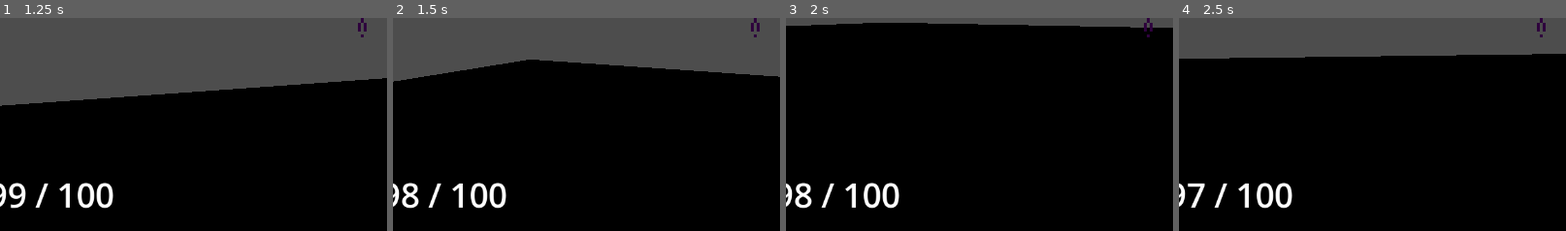
Above: before the commit, frames 1-4 (left to right).
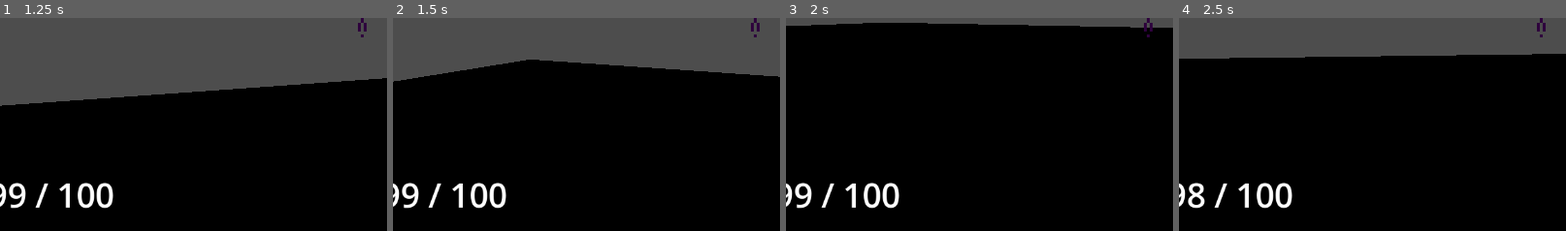
Above: after the commit, the same moments.

Repository: Bubullzz/CodeName-MegaKill
Game: Godot game, scene res://scenes/base.tscn
Two runs of this game, one before a commit and one after it. Both use one fixed random seed, a clock stepped at 60 frames per second and the inputs below.
Inputs (mouse positions are % of the whole screen's width and height, from its top left):
- Up to frame 1 (1.25 s): tap Enter at 0.5 s; move the mouse to (55, 49) at 0.52 s; hold Up (ui_up) from 0.53 s (still down); hold 0 from 0.53 s (still down); click (55, 49) at 0.67 s; tap Space (jump) at 0.77 s
- Up to frame 2 (1.5 s): keep holding Up (ui_up); move the mouse to (45, 50) at 1.27 s; release 0 at 1.28 s; tap 1 at 1.35 s; click (45, 50) at 1.42 s
- Up to frame 3 (2 s): keep holding Up (ui_up); tap Space (jump) at 1.52 s
- Up to frame 4 (2.5 s): keep holding Up (ui_up); move the mouse to (52, 47) at 2.02 s; hold 0 from 2.03 s (still down); click (52, 47) at 2.17 s
The pictures show only the part of the screen within x 3-53%, y 50-100%; the shares and areas given below are measured in that part.

Frame 1 is identical in both runs. In frame 2, 0.3% of the frame differs, in the area x 2-7%, y 77-90%; in frame 3, 0.3%; in frame 4, 0.3%.

Commit message:
wip: weakspots & weapon sprites

Diff:
--- a/project.godot
+++ b/project.godot
@@ -77,4 +77,5 @@
 
 3d_physics/layer_1="world"
 3d_physics/layer_2="player"
-3d_physics/layer_3="goons"
+3d_physics/layer_3="goons_physics"
+3d_physics/layer_4="goons_hurtboxes"
--- a/scenes/base.tscn
+++ b/scenes/base.tscn
@@ -33,7 +33,9 @@
 
 [node name="Player" parent="." unique_id=278495042 node_paths=PackedStringArray("left_weapon", "right_weapon") instance=ExtResource("2_baglu")]
 transform = Transform3D(1, 0, 0, 0, 1, 0, 0, 0, 1, -1.64392, 0.5, -1.58216)
+speed = 14
 jump_impulse = 25
+health = 100
 left_weapon = NodePath("../Pistol")
 right_weapon = NodePath("../Pistol2")
 
--- /dev/null
+++ b/scenes/body_hurtbox.gd
@@ -0,0 +1,16 @@
+extends Area3D
+class_name CustomHurtbox
+
+@export var goon: Goon
+
+func hit(weapon: Weapon) -> void:
+	goon.hit(weapon)
+
+# Called when the node enters the scene tree for the first time.
+func _ready() -> void:
+	pass # Replace with function body.
+
+
+# Called every frame. 'delta' is the elapsed time since the previous frame.
+func _process(_delta: float) -> void:
+	pass
--- /dev/null
+++ b/scenes/body_hurtbox.tscn
@@ -0,0 +1,8 @@
+[gd_scene format=3 uid="uid://d3tbg5bsvm8rc"]
+
+[ext_resource type="Script" uid="uid://0jkquaqdb3xp" path="res://scenes/body_hurtbox.gd" id="1_5n6t2"]
+
+[node name="BodyHurtbox" type="Area3D" unique_id=2047675325]
+collision_layer = 8
+collision_mask = 0
+script = ExtResource("1_5n6t2")
--- a/scenes/goon.tscn
+++ b/scenes/goon.tscn
@@ -1,8 +1,12 @@
 [gd_scene format=3 uid="uid://262arpiba6lu"]
 
 [ext_resource type="Script" uid="uid://cpjb2m3d7xayw" path="res://scripts/goon.gd" id="1_yqbba"]
+[ext_resource type="Script" uid="uid://0jkquaqdb3xp" path="res://scenes/body_hurtbox.gd" id="2_2p5ge"]
 
 [sub_resource type="BoxShape3D" id="BoxShape3D_32l3e"]
+
+[sub_resource type="BoxShape3D" id="BoxShape3D_xrt3b"]
+size = Vector3(1, 0.99902344, 1)
 
 [node name="goon" type="CharacterBody3D" unique_id=2111933101]
 collision_layer = 4
@@ -12,4 +16,13 @@
 [node name="CollisionShape3D" type="CollisionShape3D" parent="." unique_id=1959394854]
 shape = SubResource("BoxShape3D_32l3e")
 
-[node name="Area3D" type="Area3D" parent="." unique_id=489985166]
+[node name="CustomHurtbox" type="Area3D" parent="." unique_id=1438678428 node_paths=PackedStringArray("goon")]
+collision_layer = 8
+collision_mask = 0
+script = ExtResource("2_2p5ge")
+goon = NodePath("..")
+metadata/_custom_type_script = "uid://0jkquaqdb3xp"
+
+[node name="CollisionShape3D" type="CollisionShape3D" parent="CustomHurtbox" unique_id=1546774341]
+transform = Transform3D(3, 0, 0, 0, 3, 0, 0, 0, 3, 0, -0.00048828125, 0)
+shape = SubResource("BoxShape3D_xrt3b")
--- a/scenes/player.tscn
+++ b/scenes/player.tscn
@@ -21,7 +21,7 @@
 [node name="Ray" type="RayCast3D" parent="Camera3D" unique_id=1101661764]
 transform = Transform3D(1, 0, 0, 0, 0, -1.0000001, 0, 1.0000001, 0, 0, 0, 1.0819931)
 target_position = Vector3(0, -1000, 0)
-collision_mask = 5
+collision_mask = 8
 debug_shape_custom_color = Color(0, 0.58896714, 0.6092122, 1)
 debug_shape_thickness = 1
 
--- /dev/null
+++ b/scenes/weakspot_hurtbox.gd
@@ -0,0 +1,14 @@
+extends CustomHurtbox
+
+
+func hit(weapon: Weapon) -> void:
+	goon.weakspot_hit(weapon)
+
+# Called when the node enters the scene tree for the first time.
+func _ready() -> void:
+	pass # Replace with function body.
+
+
+# Called every frame. 'delta' is the elapsed time since the previous frame.
+func _process(delta: float) -> void:
+	pass
--- /dev/null
+++ b/scenes/weakspot_hurtbox.tscn
@@ -0,0 +1,8 @@
+[gd_scene format=3 uid="uid://cks3yur6u3noe"]
+
+[ext_resource type="Script" uid="uid://7816wniw5cle" path="res://scenes/weakspot_hurtbox.gd" id="1_hyeuf"]
+
+[node name="WeakspotHurtbox" type="Area3D" unique_id=1945772333]
+collision_layer = 8
+collision_mask = 0
+script = ExtResource("1_hyeuf")
--- a/scripts/goon.gd
+++ b/scripts/goon.gd
@@ -23,6 +23,11 @@
 	if health <= 0:
 		queue_free()
 
+func weakspot_hit(w: Weapon):
+	health -= w.damage * 3
+	if health <= 0:
+		queue_free()
+
 func _physics_process(delta: float) -> void:
 	var dir = (Global.player.position - self.position).normalized()
 	dir.y -= delta * Global.gravity
--- a/scripts/player.gd
+++ b/scripts/player.gd
@@ -25,13 +25,14 @@
 	if weapon.can_shoot():
 		weapon.shoot()
 		var first = ray.get_collider()
-		if first is Goon:
-			print("shot goon")
+		if first != null:
+			print(first.get_class())
+		else:
+			print("first is null")
+		if first is CustomHurtbox:
+			print("shot customhurtbox")
 			hit.emit(first) # send info to UI
 			first.hit(weapon)
-		else:
-			print("shot nothing")
-	else: print("cannot shoot")
 
 func _on_hurtbox_entered(body: Node3D) -> void:
 	if body is Goon: handle_goon_collision(body); return;
--- a/scripts/weapon.gd
+++ b/scripts/weapon.gd
@@ -48,7 +48,6 @@
 		print("no ammo")
 		return false
 	if Time.get_ticks_msec() < last_shot + fire_rate:
-		print("firerated");
 		firerated_player.play()
 		return false
 
--- a/scripts/weapons/pistol.gd
+++ b/scripts/weapons/pistol.gd
@@ -6,7 +6,7 @@
 	max_ammo = 100
 	damage = 2
 	reload_time = 3.
-	fire_rate = 100
+	fire_rate = 1000
 	weapon_name = "pistol"
 	super._ready()
 	setup_sound_players()
Not shown: 1 places in scenes/base.tscn that only renumber resources
Not shown, added: scenes/body_hurtbox.gd.uid
Not shown, added: scenes/weakspot_hurtbox.gd.uid
